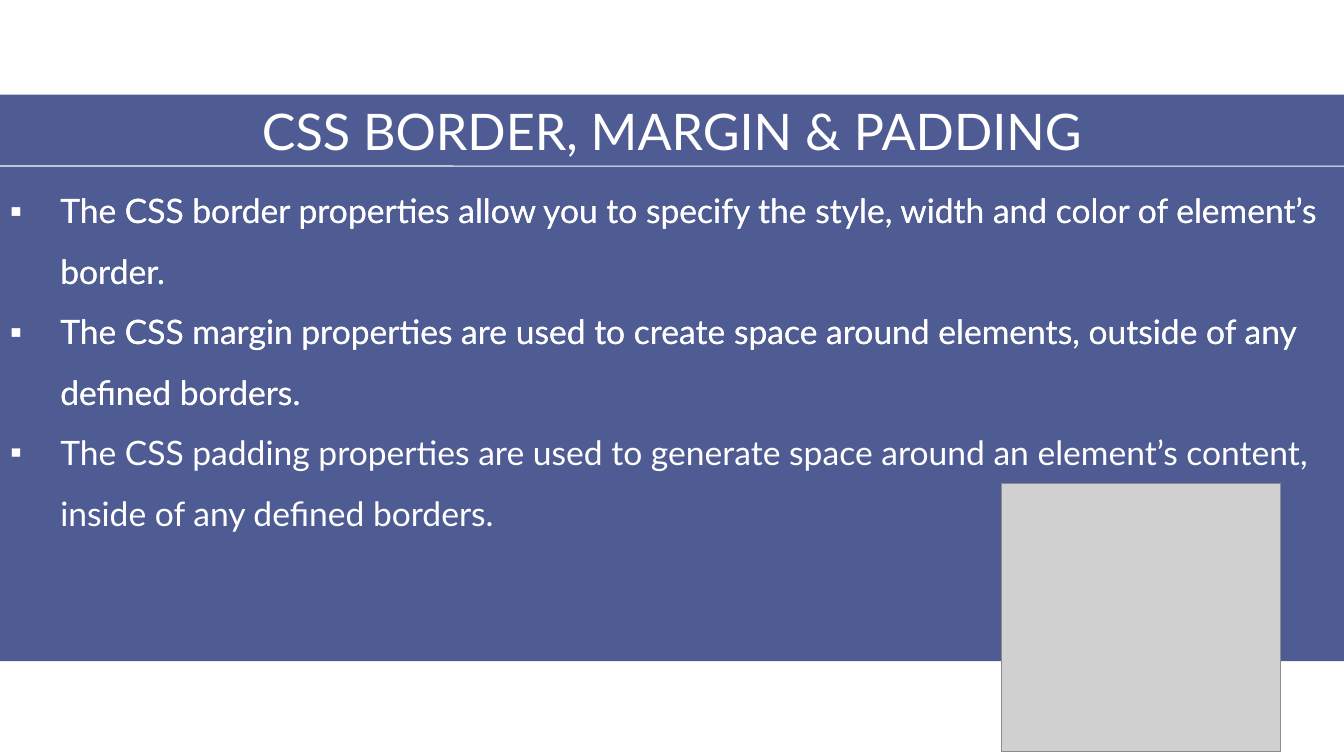
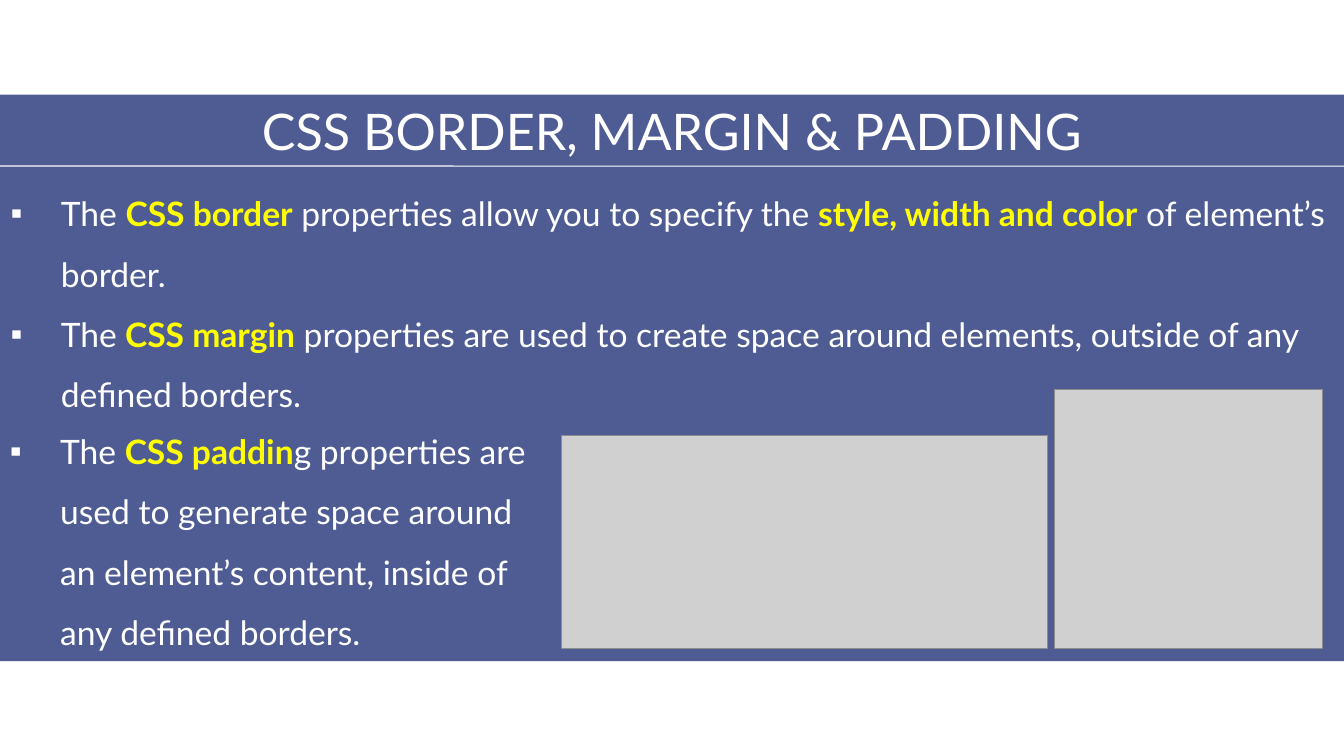
Before and after one commit to aptech-php/aptech-php-course, a slide deck: slide 7 of HTML-CSS-JS/slides/3-CSS.pptx. Drawn at 1344x756 pixels with LibreOffice and Linux fonts; fonts in the diff are those of the drawing; grey boxes stand for pictures. Boxes give left, top, right and bottom in pixels: in the first picture for what was removed or moved away, otherwise in the second. Text is boxed around its words. In the diff, an @@ line names an element or a change of style, - is before the commit and + after.

```diff
--- a/HTML-CSS-JS/slides/3-CSS.pptx
+++ b/HTML-CSS-JS/slides/3-CSS.pptx
@@ text "The CSS border properties allow ..." at box(61, 200, 1325, 408): text colour #FFFFFF to #FFFF00, bold on in "CSS border style, width and color", "CSS margin" @@
@@ text removed at box(60, 197, 1316, 532) @@
-▪ The CSS border properties allow you to specify the style, width and color of element’s border.
-▪ The CSS margin properties are used to create space around elements, outside of any defined borders.
-▪ The CSS padding properties are used to generate space around an element’s content, inside of any defined borders.
@@ picture: place and size @@
-picture at box(1001, 484, 1280, 752)
+picture at box(1055, 390, 1324, 648)
@@ text added at box(60, 439, 526, 651), 24 pt, text #FFFFFF @@
+▪ The CSS padding properties are used to generate space around an element’s content, inside of any defined borders.
@@ picture added at box(562, 436, 1049, 648) @@
```
Also in this commit, not shown: 2 slides added, 1 other file.
